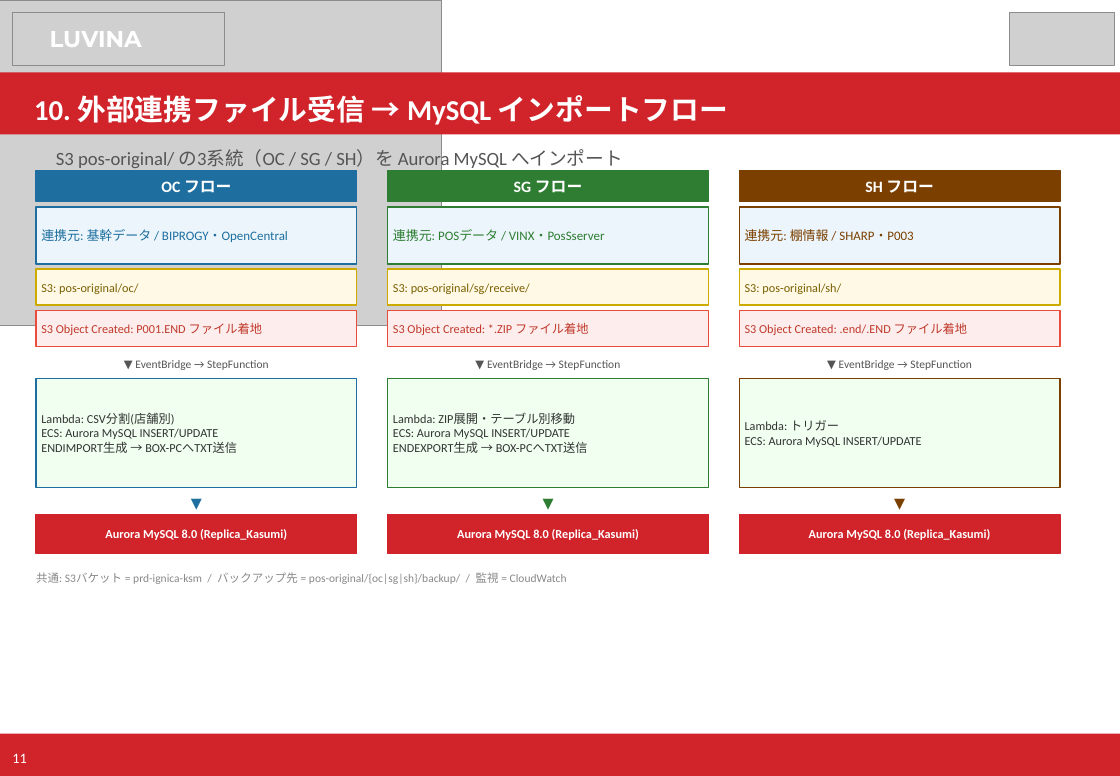
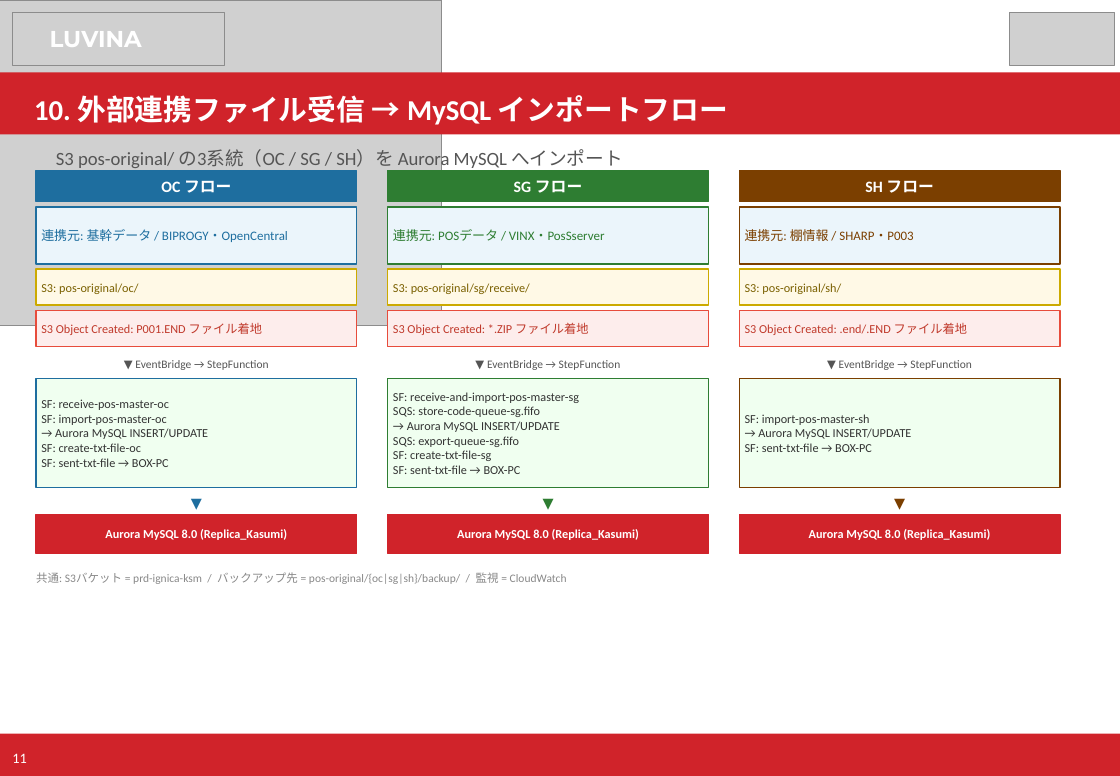
Before and after one commit to kiyoharakadutoshi/kasumi_pos-server_aws, a slide deck: slide 11 of 40_AWS/01_構成資料/カスミPOS_AWS構成資料.pptx. Drawn at 1120x776 pixels with LibreOffice and Linux fonts; fonts in the diff are those of the drawing; grey boxes stand for pictures. Boxes give left, top, right and bottom in pixels: in the first picture for what was removed or moved away, otherwise in the second. Text is boxed around its words. In the diff, an @@ line names an element or a change of style, - is before the commit and + after.

```diff
--- a/40_AWS/01_構成資料/カスミPOS_AWS構成資料.pptx
+++ b/40_AWS/01_構成資料/カスミPOS_AWS構成資料.pptx
@@ text at (x1=41, y1=399, x2=209, y2=467): text changed @@
-Lambda: CSV分割(店舗別)
-ECS: Aurora MySQL INSERT/UPDATE
-ENDIMPORT生成 → BOX-PCへTXT送信
+SF: receive-pos-master-oc
+SF: import-pos-master-oc
+→ Aurora MySQL INSERT/UPDATE
+SF: create-txt-file-oc
+SF: sent-txt-file → BOX-PC
@@ text at (x1=393, y1=392, x2=579, y2=474): text changed @@
-Lambda: ZIP展開・テーブル別移動
-ECS: Aurora MySQL INSERT/UPDATE
-ENDEXPORT生成 → BOX-PCへTXT送信
+SF: receive-and-import-pos-master-sg
+SQS: store-code-queue-sg.fifo
+→ Aurora MySQL INSERT/UPDATE
+SQS: export-queue-sg.fifo
+SF: create-txt-file-sg
+SF: sent-txt-file → BOX-PC
@@ text at (x1=745, y1=414, x2=912, y2=452): text changed @@
-Lambda: トリガー
-ECS: Aurora MySQL INSERT/UPDATE
+SF: import-pos-master-sh
+→ Aurora MySQL INSERT/UPDATE
+SF: sent-txt-file → BOX-PC
```
Also in this commit, not shown: 1 other slide changed.
